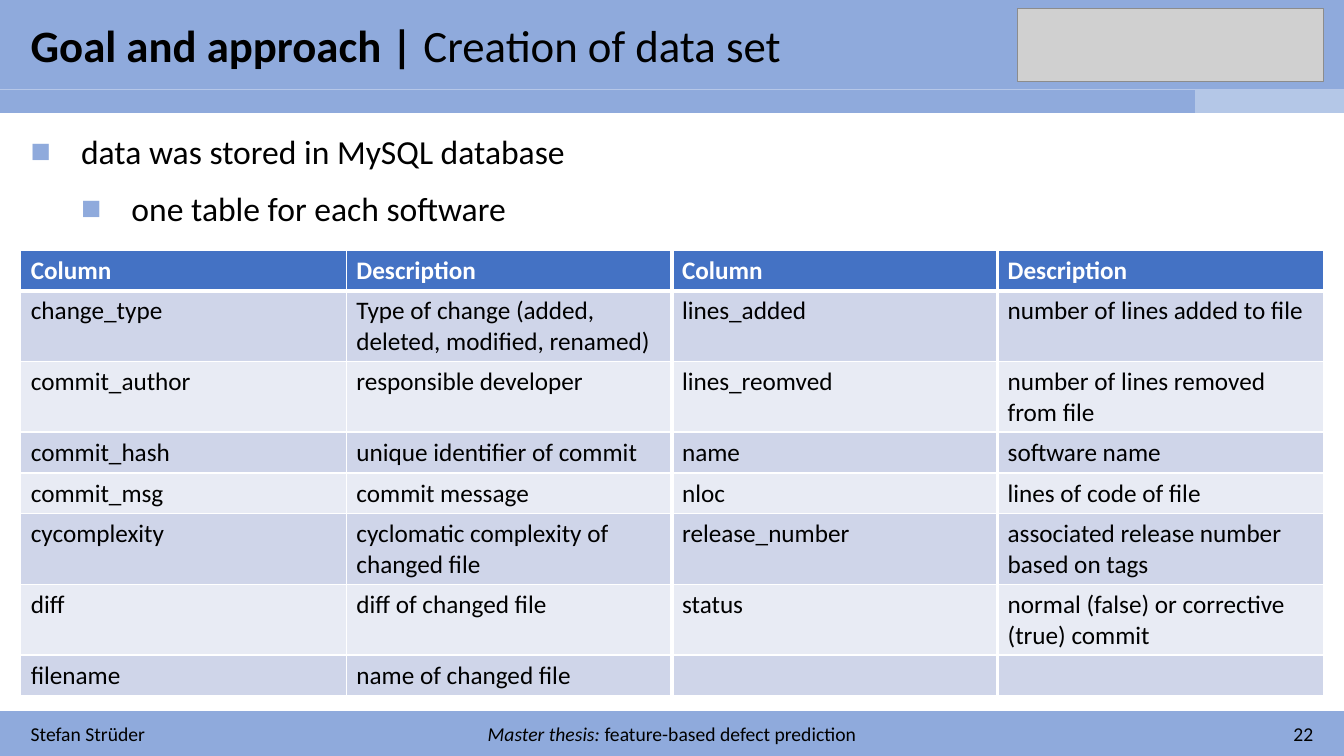
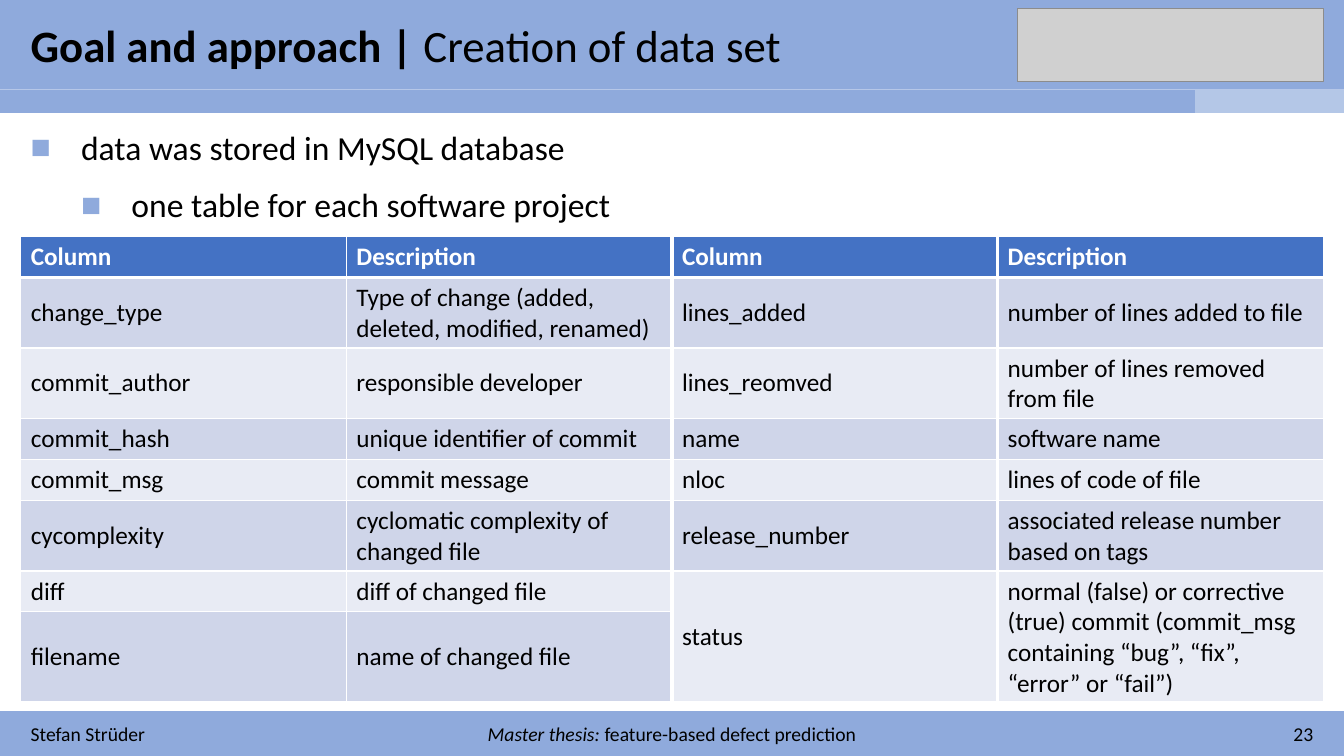
Before and after one commit to stefanstrueder/MA_Strueder, a slide deck: slide 29 of Einführungspräsentation/Introduction.pptx (slide 28 before the commit). Drawn at 1344x756 pixels with LibreOffice and Linux fonts; fonts in the diff are those of the drawing; grey boxes stand for pictures. Boxes give left, top, right and bottom in pixels: in the first picture for what was removed or moved away, otherwise in the second. Text is boxed around its words. In the diff, an @@ line names an element or a change of style, - is before the commit and + after.

```diff
--- a/Einführungspräsentation/Introduction.pptx
+++ b/Einführungspräsentation/Introduction.pptx
@@ text at (131,193,610,223): text changed @@
-  ■ one table for each software
+  ■ one table for each software project
@@ table at (21,237,1324,703) @@
-row 7, column 4: normal (false) or corrective (true) commit
+row 7, column 4: normal (false) or corrective (true) commit (commit_msg containing “bug”, “fix”, “error” or “fail”)
@@ table: place and size @@
-table at (21,250,1324,696)
+table at (21,237,1324,703)
@@ text at (1293,728,1313,741): text changed @@
-22
+23
```
Also in this commit, not shown: 7 other slides changed, 3 slides added, 1 other file.
